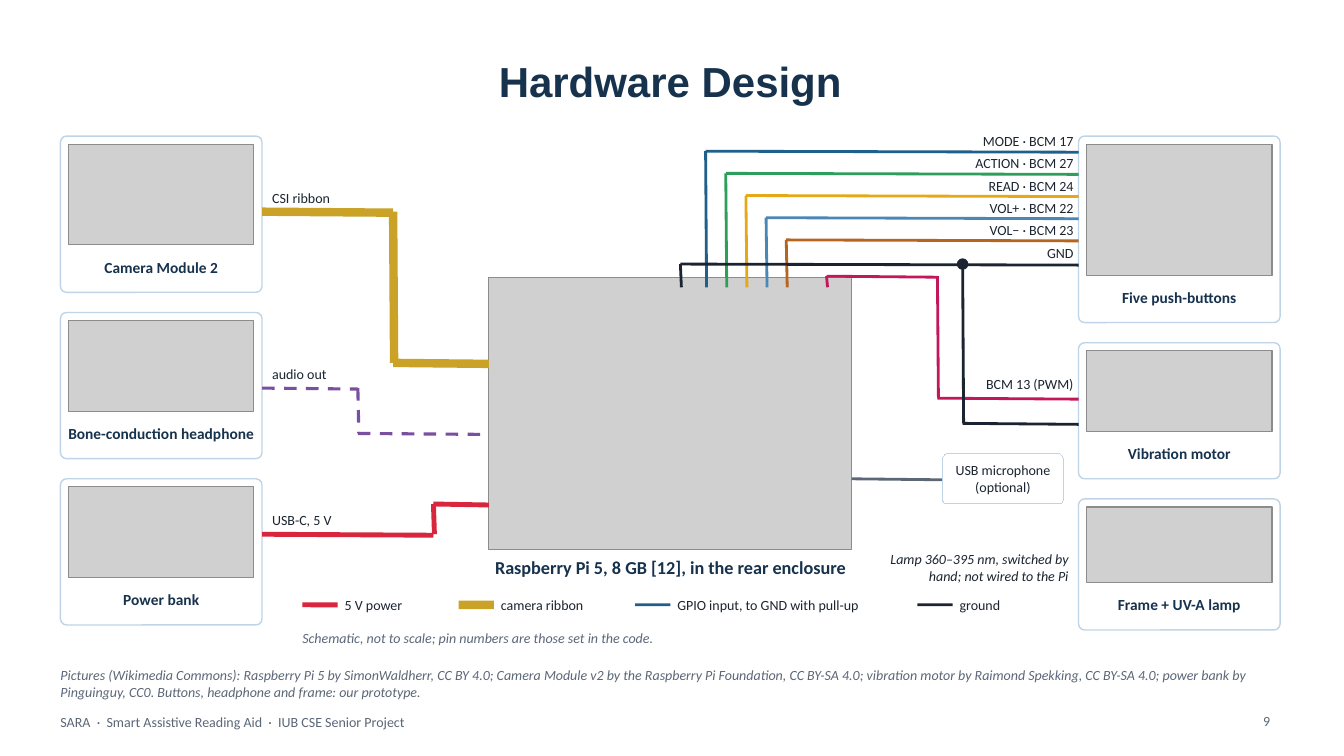
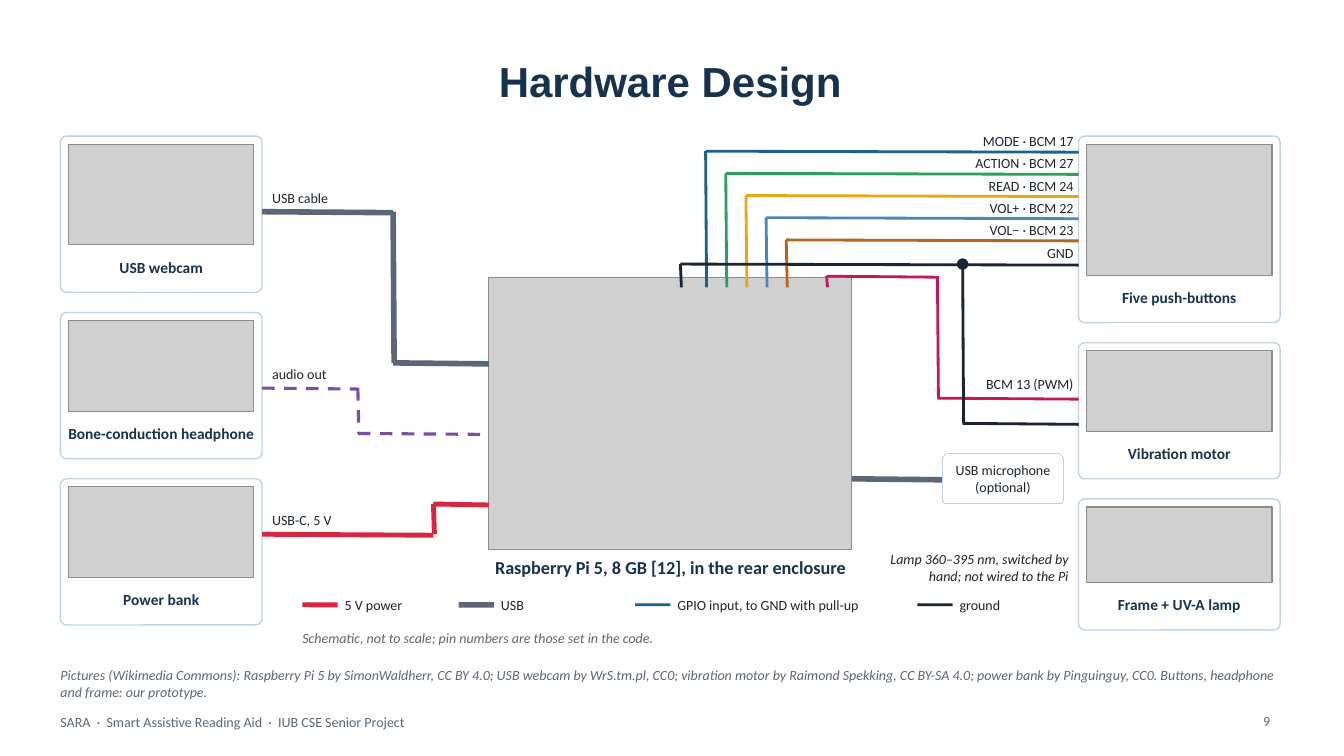
Before and after one commit to aflam330/Senior_project_wearable_glass_for_blind_people_using_ocr_and_ylo, a slide deck: slide 9 of Thesis Report and paper/thesis report/slides/SARA_Presentation.pptx. Drawn at 1344x756 pixels with LibreOffice and Linux fonts; fonts in the diff are those of the drawing; grey boxes stand for pictures; background and template pictures are left out. Boxes give left, top, right and bottom in pixels: in the first picture for what was removed or moved away, otherwise in the second. Text is boxed around its words. In the diff, an @@ line names an element or a change of style, - is before the commit and + after.

```diff
--- a/Thesis Report and paper/thesis report/slides/SARA_Presentation.pptx
+++ b/Thesis Report and paper/thesis report/slides/SARA_Presentation.pptx
@@ text at (272, 193, 328, 203): text changed @@
-CSI ribbon
+USB cable
@@ line (262, 212) - (393, 213): stroke #C9A227 6 pt to #5B6777 4 pt @@
@@ line (393, 212) - (394, 363): stroke #C9A227 6 pt to #5B6777 4 pt @@
@@ text at (119, 262, 203, 273): text changed @@
-Camera Module 2
+USB webcam
@@ line (393, 363) - (489, 364): stroke #C9A227 6 pt to #5B6777 4 pt @@
@@ line (852, 479) - (943, 480): stroke #5B6777 2 pt to #5B6777 4 pt @@
@@ line (459, 605) - (494, 605): stroke #C9A227 6 pt to #5B6777 4 pt @@
@@ text at (501, 601, 524, 610): text changed @@
-camera ribbon
+USB
@@ text at (60, 670, 1274, 700): text changed @@
-Pictures (Wikimedia Commons): Raspberry Pi 5 by SimonWaldherr, CC BY 4.0; Camera Module v2 by the Raspberry Pi Foundation, CC BY-SA 4.0; vibration motor by Raimond Spekking, CC BY-SA 4.0; power bank by Pinguinguy, CC0. Buttons, headphone and frame: our prototype.
+Pictures (Wikimedia Commons): Raspberry Pi 5 by SimonWaldherr, CC BY 4.0; USB webcam by WrS.tm.pl, CC0; vibration motor by Raimond Spekking, CC BY-SA 4.0; power bank by Pinguinguy, CC0. Buttons, headphone and frame: our prototype.
```
Also in this commit, not shown: 6 other files.
